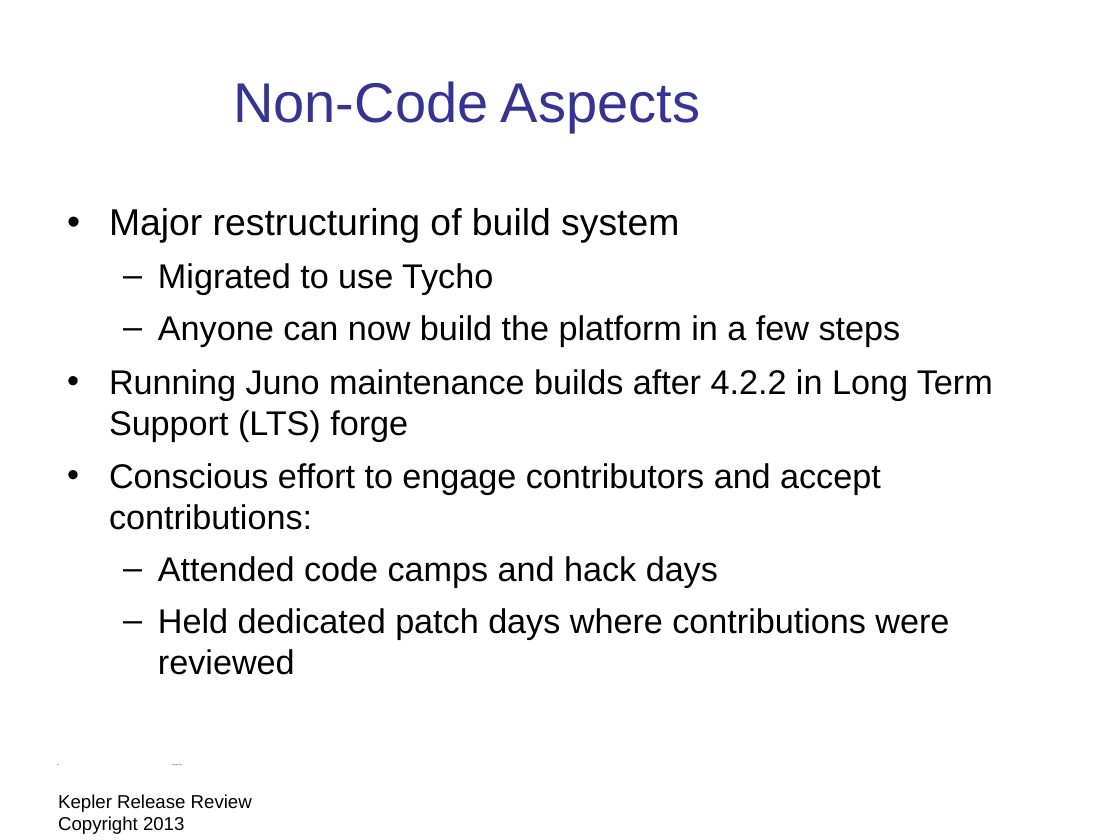
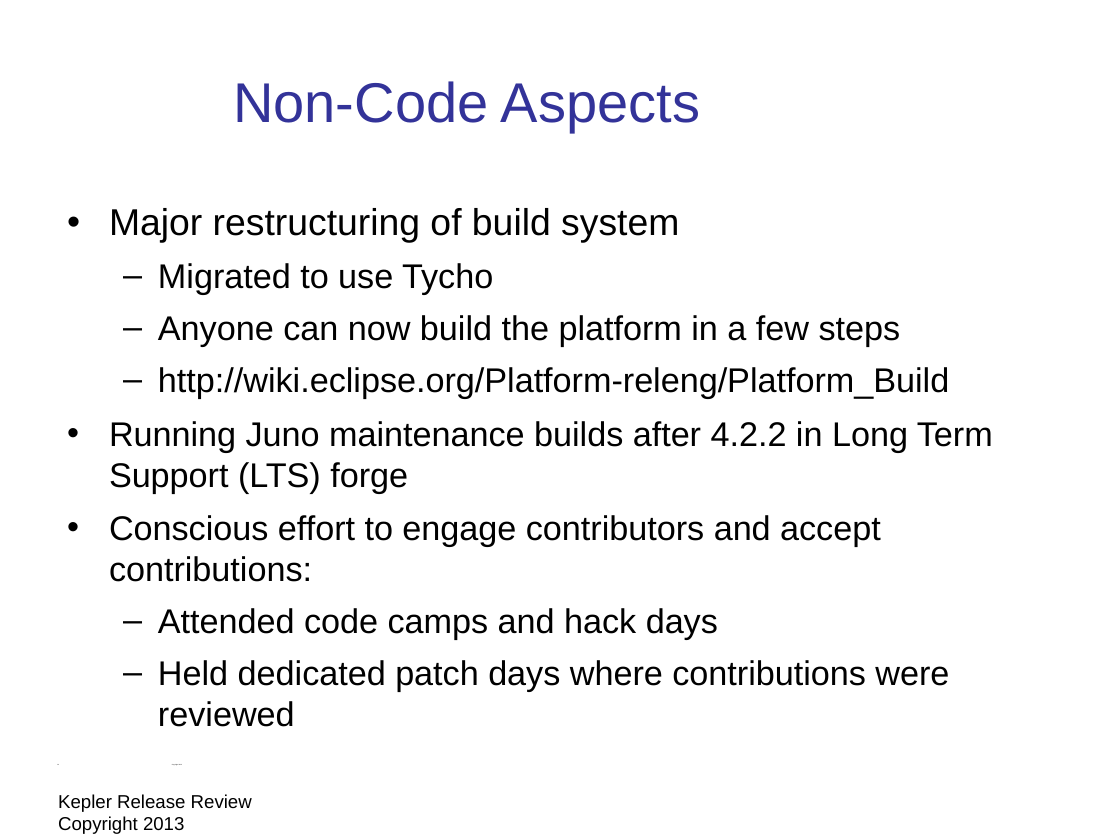
Before and after one commit to eclipse-platform/www.eclipse.org-eclipse-news, a slide deck: slide 10 of presentation/Kepler-release-review/eclipse-kepler-release-review.odp. Drawn at 1120x840 pixels with LibreOffice and Linux fonts; fonts in the diff are those of the drawing; background and template pictures are left out. Boxes give left, top, right and bottom in pixels: in the first picture for what was removed or moved away, otherwise in the second. Text is boxed around its words. In the diff, an @@ line names an element or a change of style, - is before the commit and + after.

```diff
--- a/presentation/Kepler-release-review/eclipse-kepler-release-review.odp
+++ b/presentation/Kepler-release-review/eclipse-kepler-release-review.odp
@@ text at <box>158,367,949,399</box>: paragraph added @@
+  – http://wiki.eclipse.org/Platform-releng/Platform_Build
```
Also in this commit, not shown: 5 other slides changed, 1 other file.
